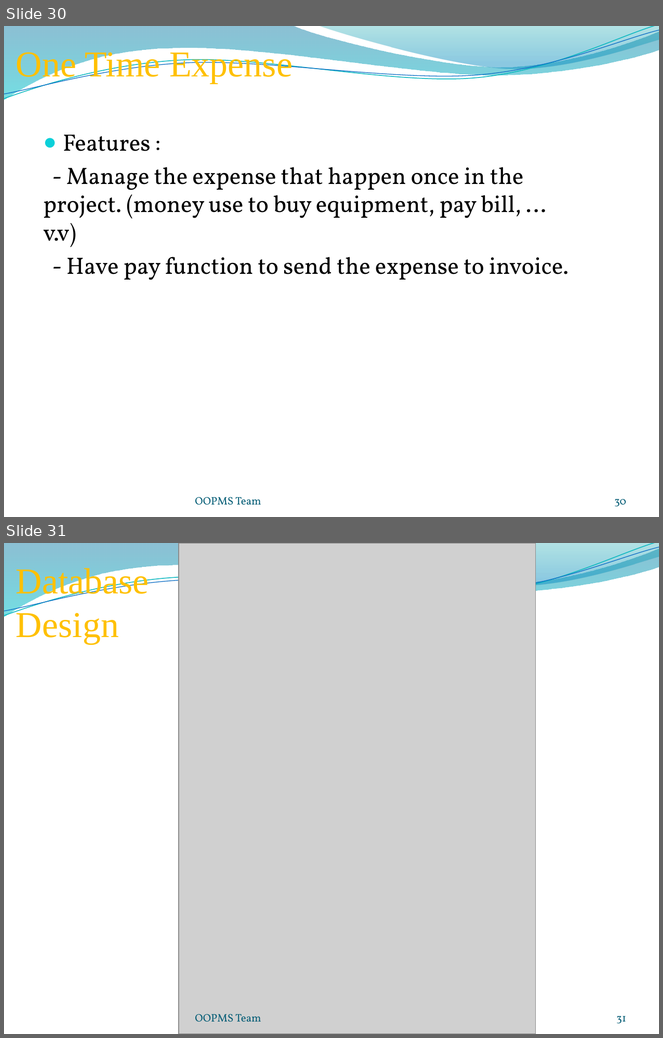
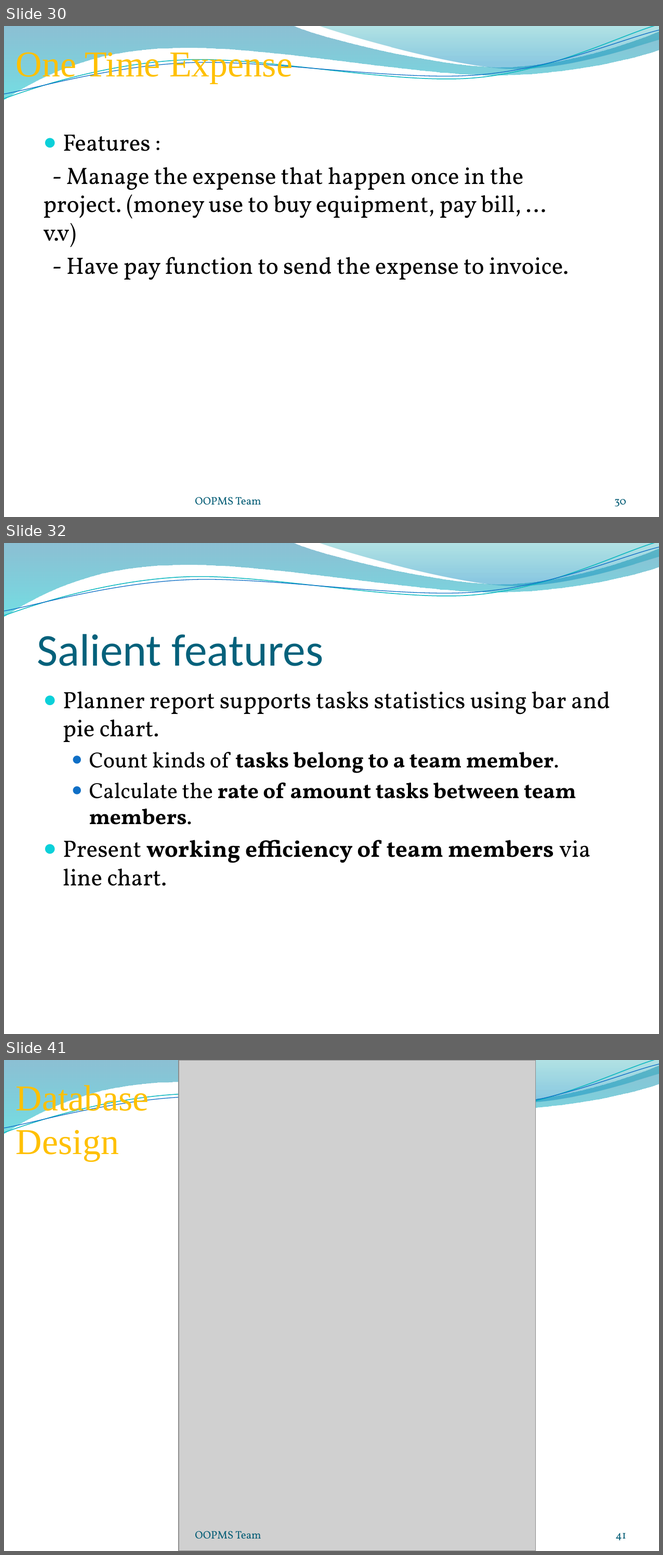
Before and after one commit to gofpattern/oopms, a slide deck: Document/Report/Presentation/OOPMS_Presentation_v1.0.pptx. Shown one above the other, each under a label of ours: slides 30 and 31 before the commit, slides 30, 32 and 41 after it; the slides between them are not shown. The pictures are 663x1038 and 663x1555 pixels, drawn with LibreOffice and Linux fonts; fonts in the diff are those of the drawing; grey boxes stand for pictures; background and template pictures are left out. Boxes give left, top, right and bottom in pixels: in the first picture for what was removed or moved away, otherwise in the second. Text is boxed around its words. In the diff, an @@ line names an element or a change of style, - is before the commit and + after.

```diff
--- a/Document/Report/Presentation/OOPMS_Presentation_v1.0.pptx
+++ b/Document/Report/Presentation/OOPMS_Presentation_v1.0.pptx
@@ slide 32 added at (x1=4, y1=543, x2=659, y2=1034), background picture (left out); not listed: 4 template elements that a slide beside it also shows @@
@@ title added at (x1=37, y1=634, x2=324, y2=666), 50 pt, text #04617B @@
+Salient features
@@ text added at (x1=63, y1=691, x2=610, y2=886), 26 pt, text #000000 @@
+● Planner report supports tasks statistics using bar and pie chart.
+  ● Count kinds of tasks belong to a team member.
+  ● Calculate the rate of amount tasks between team members.
+● Present working efficiency of team members via line chart.
@@ what was slide 31 is now slide 41 @@
@@ page number at (x1=616, y1=1533, x2=626, y2=1541): text changed @@
-31
+41
```
Also in this commit, not shown: 2 slides changed, 9 other slides added.
